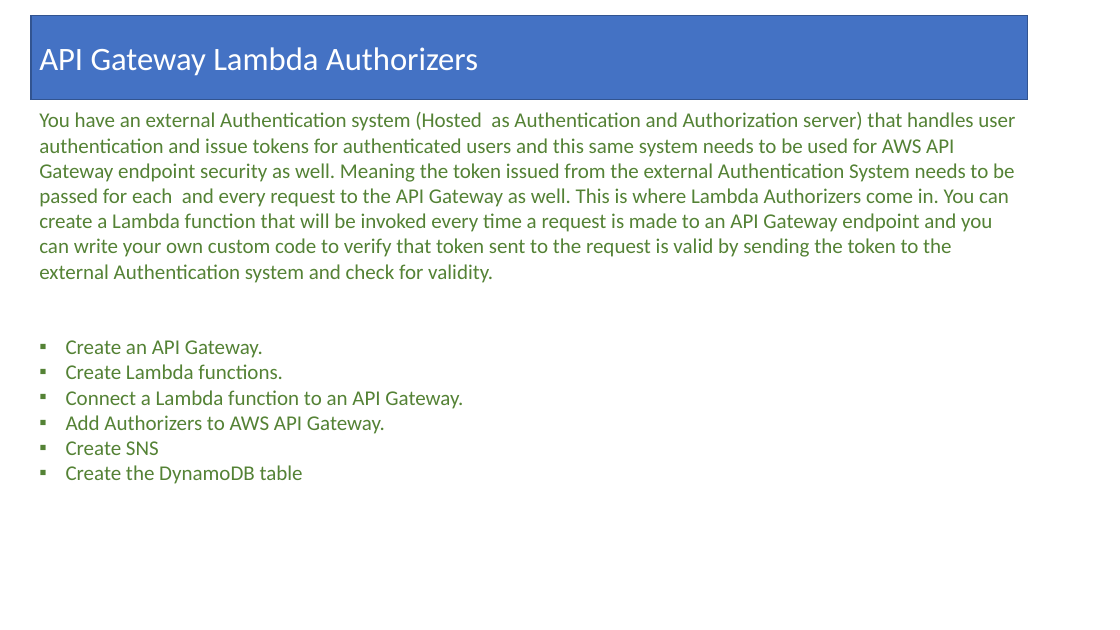
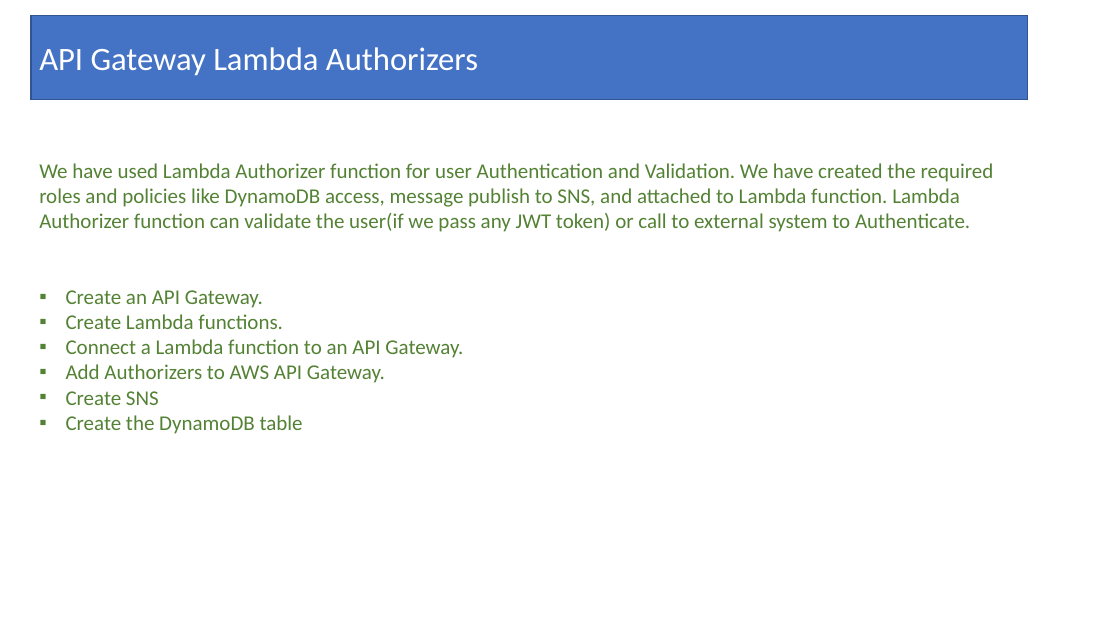
Before and after one commit to sudhakarVuppalapati/assessment, a slide deck: slide 2 of Send the notifications.pptx. Drawn at 1120x630 pixels with LibreOffice and Linux fonts; fonts in the diff are those of the drawing. Boxes give left, top, right and bottom in pixels: in the first picture for what was removed or moved away, otherwise in the second. Text is boxed around its words. In the diff, an @@ line names an element or a change of style, - is before the commit and + after.

```diff
--- a/Send the notifications.pptx
+++ b/Send the notifications.pptx
@@ text at <box>39,163,994,232</box>: text changed @@
-You have an external Authentication system (Hosted as Authentication and Authorization server) that handles user authentication and issue tokens for authenticated users and this same system needs to be used for AWS API Gateway endpoint security as well. Meaning the token issued from the external Authentication System needs to be passed for each and every request to the API Gateway as well. This is where Lambda Authorizers come in. You can create a Lambda function that will be invoked every time a request is made to an API Gateway endpoint and you can write your own custom code to verify that token sent to the request is valid by sending the token to the external Authentication system and check for validity.
+We have used Lambda Authorizer function for user Authentication and Validation. We have created the required roles and policies like DynamoDB access, message publish to SNS, and attached to Lambda function. Lambda Authorizer function can validate the user(if we pass any JWT token) or call to external system to Authenticate.
```
Also in this commit, not shown: 1 other slide changed, 7 slides added, 3 slides removed, 2 other files.
